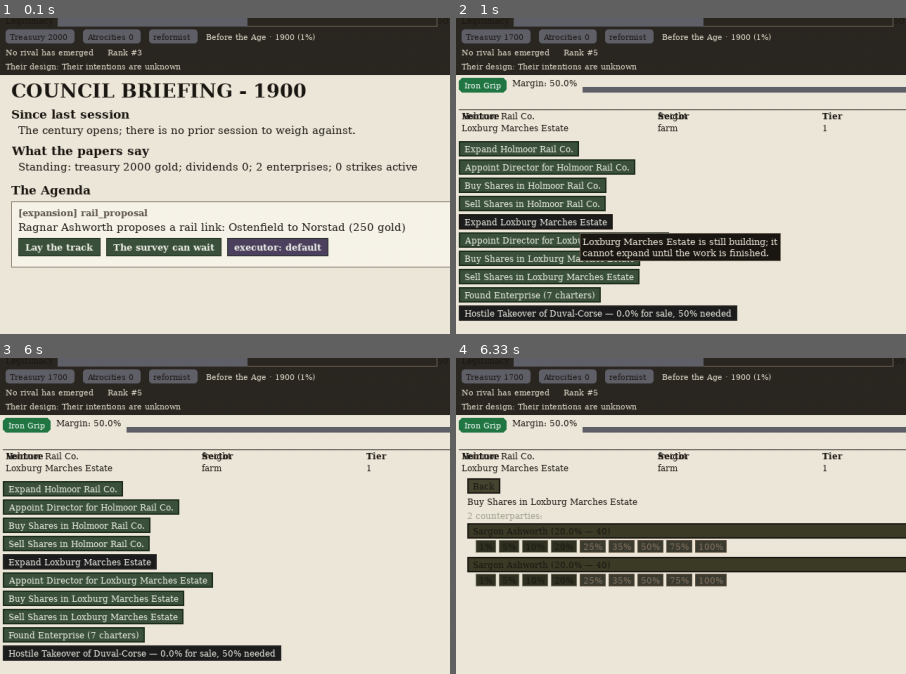
Above: before the commit, frames 1-4 (two rows, left to right).
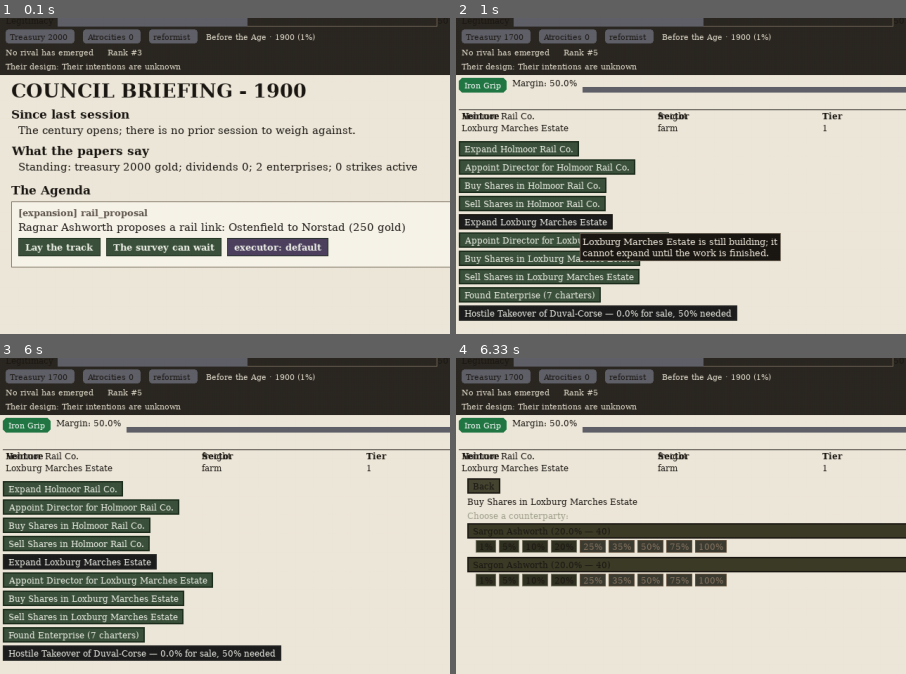
Above: after the commit, the same moments.

Repository: civersen222/Guilded-Age
Game: pygame game, started from gilded/__main__.py
Same seed, same stepped clock (60 frames per second), same inputs: the game is played once before the commit and once after it.
Inputs (mouse positions are % of the whole screen's width and height, from its top left):
- Up to frame 1 (0.1 s): no input
- Up to frame 2 (1 s): click "Enterprises" at 0.38 s; click (13, 40) at 0.72 s
- Up to frame 3 (6 s): click (54, 62) at 1.05 s; click "Enterprises" at 1.38 s; click (76, 13) at 1.72 s; click "Enterprises" at 2.62 s; click (42, 44) at 2.95 s
- Up to frame 4 (6.33 s): click (16, 47) at 6.12 s
The pictures show only the part of the screen within x 0-50%, y 8-58%; the shares and areas given below are measured in that part.

Frames 1-3 are identical in both runs. In frame 4, 0.2% of the frame differs, in the area x 2-25%, y 48-52%.

Commit message:
I6f: restore share picker subtitle

Diff:
--- a/gilded/ui/broadsheet.py
+++ b/gilded/ui/broadsheet.py
@@ -2156,11 +2156,11 @@
 
         # Draw per-counterparty picker (normal case — at least some rungs are offerable)
         house_name = self.house
-        treasury = self.game.houses[self.house].treasury
-        shown = len(counterparties)
-        sub = body.render(f"{shown} counterparties:", True, (160, 160, 140))
+        sub = body.render(f"Choose a counterparty:", True, (160, 160, 140))
         surface.blit(sub, (PAD, y))
         y += body.get_height() + 4
+
+        treasury = self.game.houses[self.house].treasury
 
         for cp, ladder in ladder_data:
             if y > content.bottom - 80:
